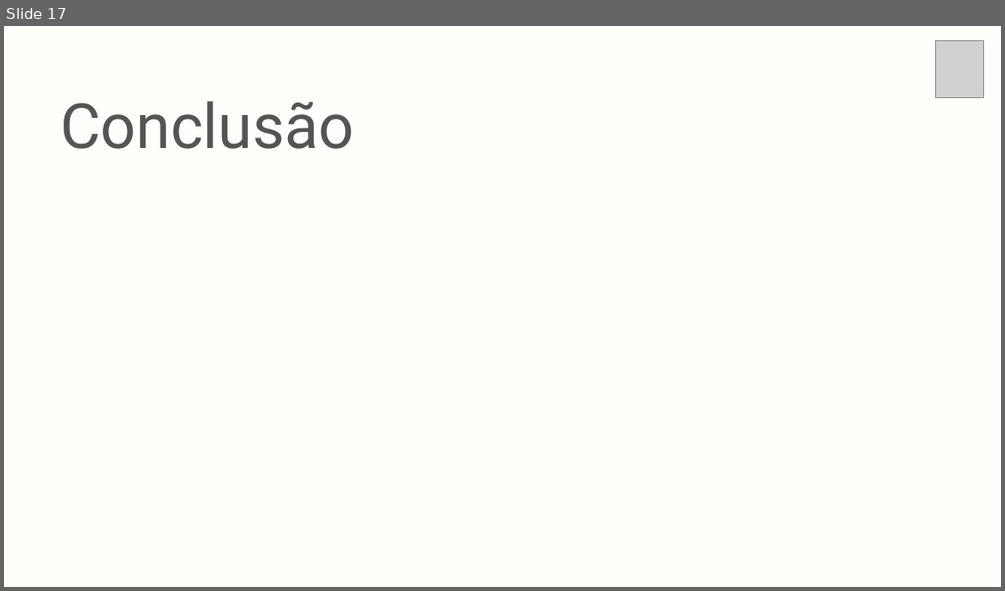
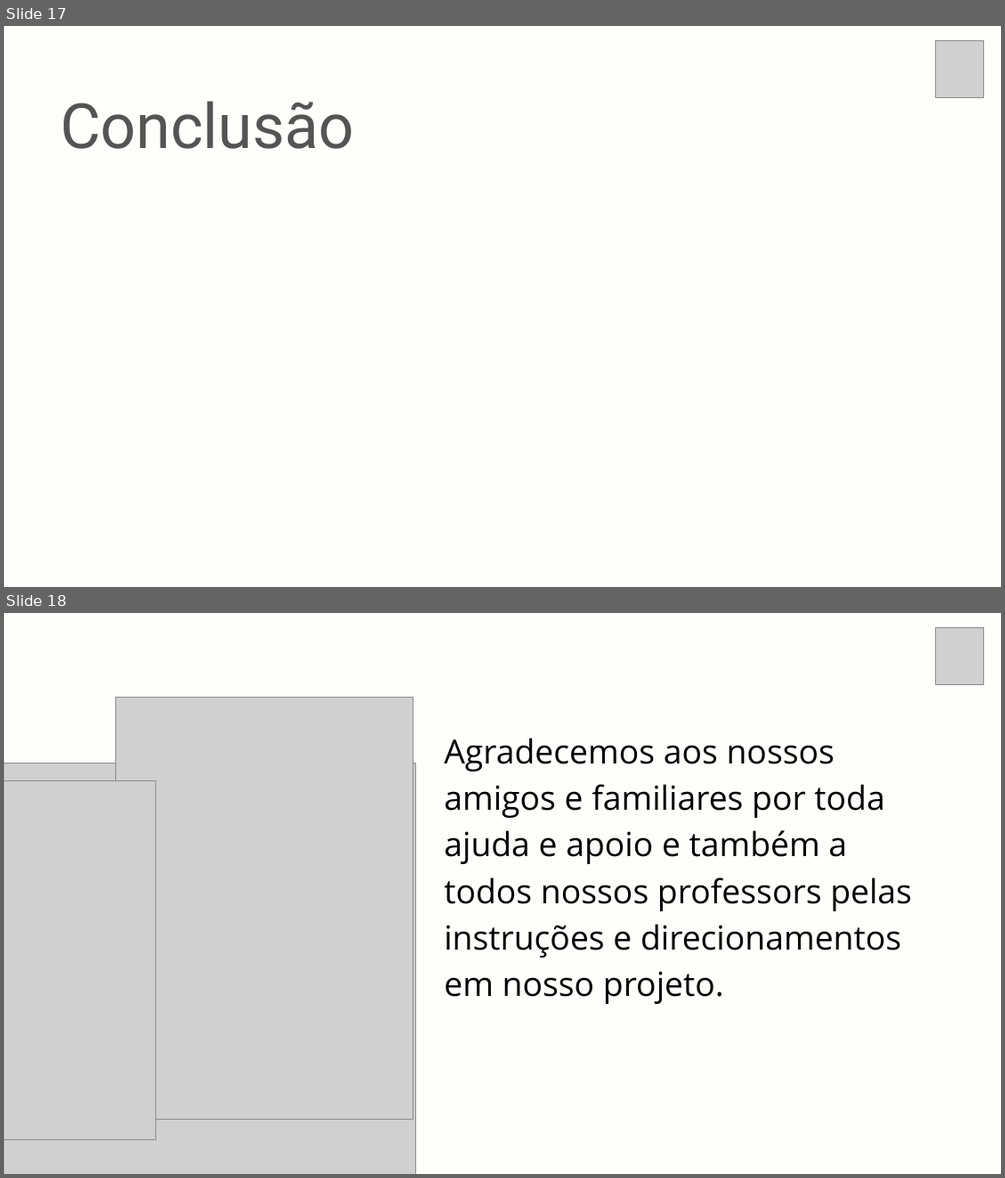
Before and after one commit to christian-raphael/Pyxis, a slide deck: Documentação/Pyxis.pptx. Shown one above the other, each under a label of ours: slide 17 before the commit, slides 17 and 18 after it. The pictures are 1005x591 and 1005x1178 pixels, drawn with LibreOffice and Linux fonts; fonts in the diff are those of the drawing; grey boxes stand for pictures. Boxes give left, top, right and bottom in pixels: in the first picture for what was removed or moved away, otherwise in the second. Text is boxed around its words. In the diff, an @@ line names an element or a change of style, - is before the commit and + after.

```diff
--- a/Documentação/Pyxis.pptx
+++ b/Documentação/Pyxis.pptx
@@ slide 18 added at <box>4,613,1001,1174</box>, background #FFFEFB @@
@@ picture added at <box>935,627,983,684</box> @@
@@ picture added at <box>115,697,413,1119</box> @@
@@ text added at <box>444,738,912,1004</box>, 48 pt, text #000000 @@
+Agradecemos aos nossos amigos e familiares por toda ajuda e apoio e também a todos nossos professors pelas instruções e direcionamentos em nosso projeto.
@@ picture added at <box>4,763,415,1174</box> @@
@@ picture added at <box>4,780,155,1139</box> @@
```
Also in this commit, not shown: 3 slides changed, 1 other slide added, 2 slides removed.
